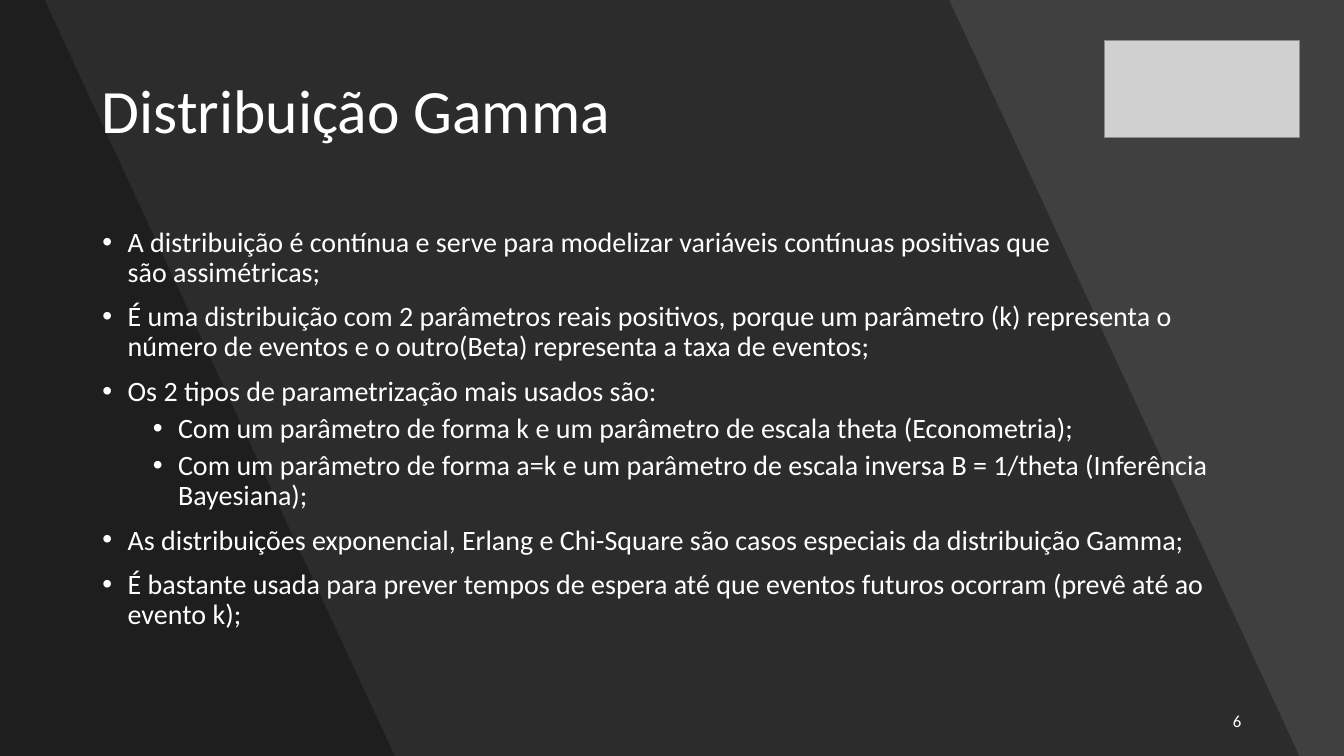
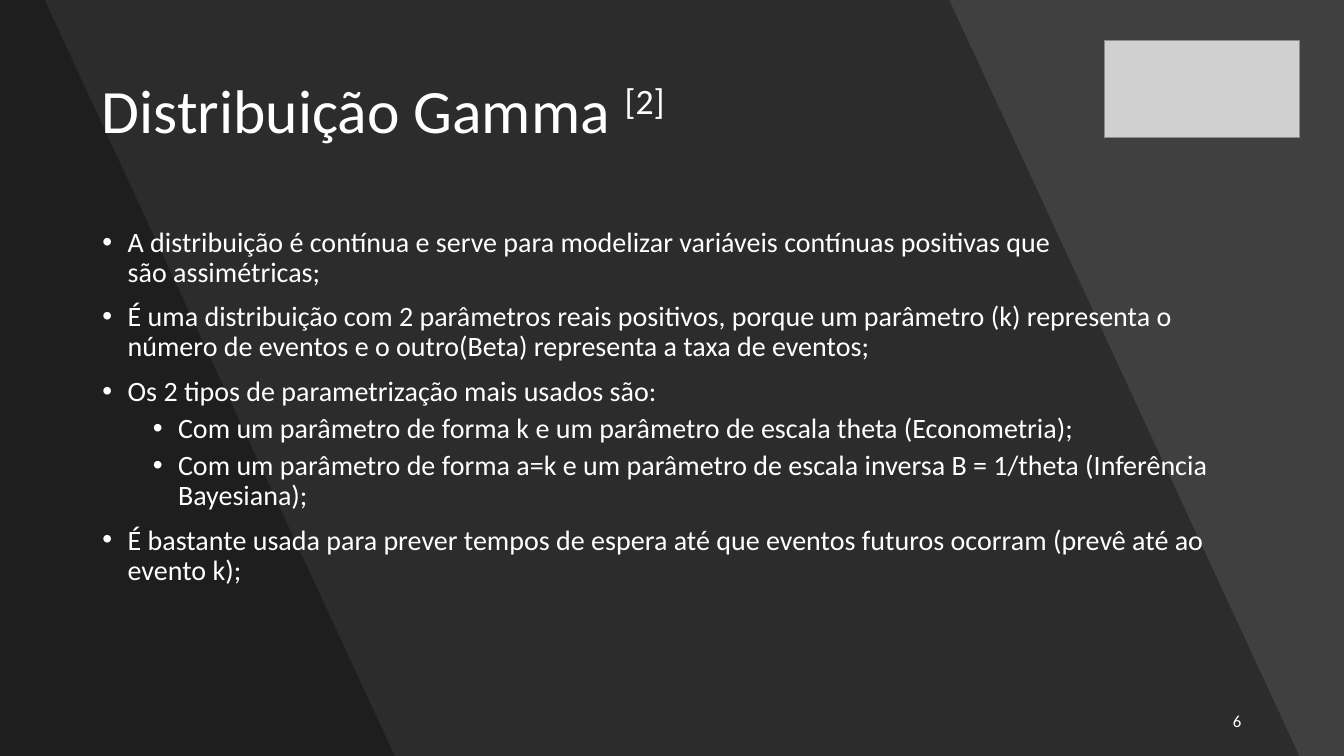
Before and after one commit to RodrigoCoelho7/probabilistic_programming, a slide deck: slide 6 of Short Talks/Poisson and Gamma distributions/Distribuição de Poisson e Gamma.pptx. Drawn at 1344x756 pixels with LibreOffice and Linux fonts; fonts in the diff are those of the drawing; grey boxes stand for pictures. Boxes give left, top, right and bottom in pixels: in the first picture for what was removed or moved away, otherwise in the second. Text is boxed around its words. In the diff, an @@ line names an element or a change of style, - is before the commit and + after.

Commit message:
Update ppt

```diff
--- a/Short Talks/Poisson and Gamma distributions/Distribuição de Poisson e Gamma.pptx
+++ b/Short Talks/Poisson and Gamma distributions/Distribuição de Poisson e Gamma.pptx
@@ title at (102,88,665,144): text changed @@
-Distribuição Gamma
+Distribuição Gamma [2]
@@ text at (128,530,1183,555): paragraph removed @@
-• As distribuições exponencial, Erlang e Chi-Square são casos especiais da distribuição Gamma;
```
Also in this commit, not shown: 5 other slides changed, 2 slides added, 1 slide removed.
